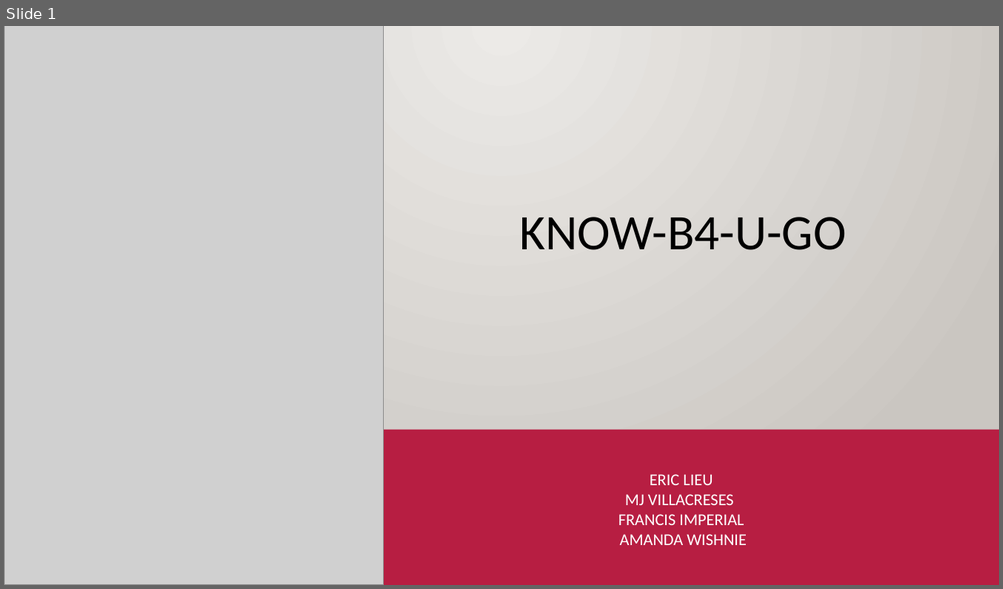
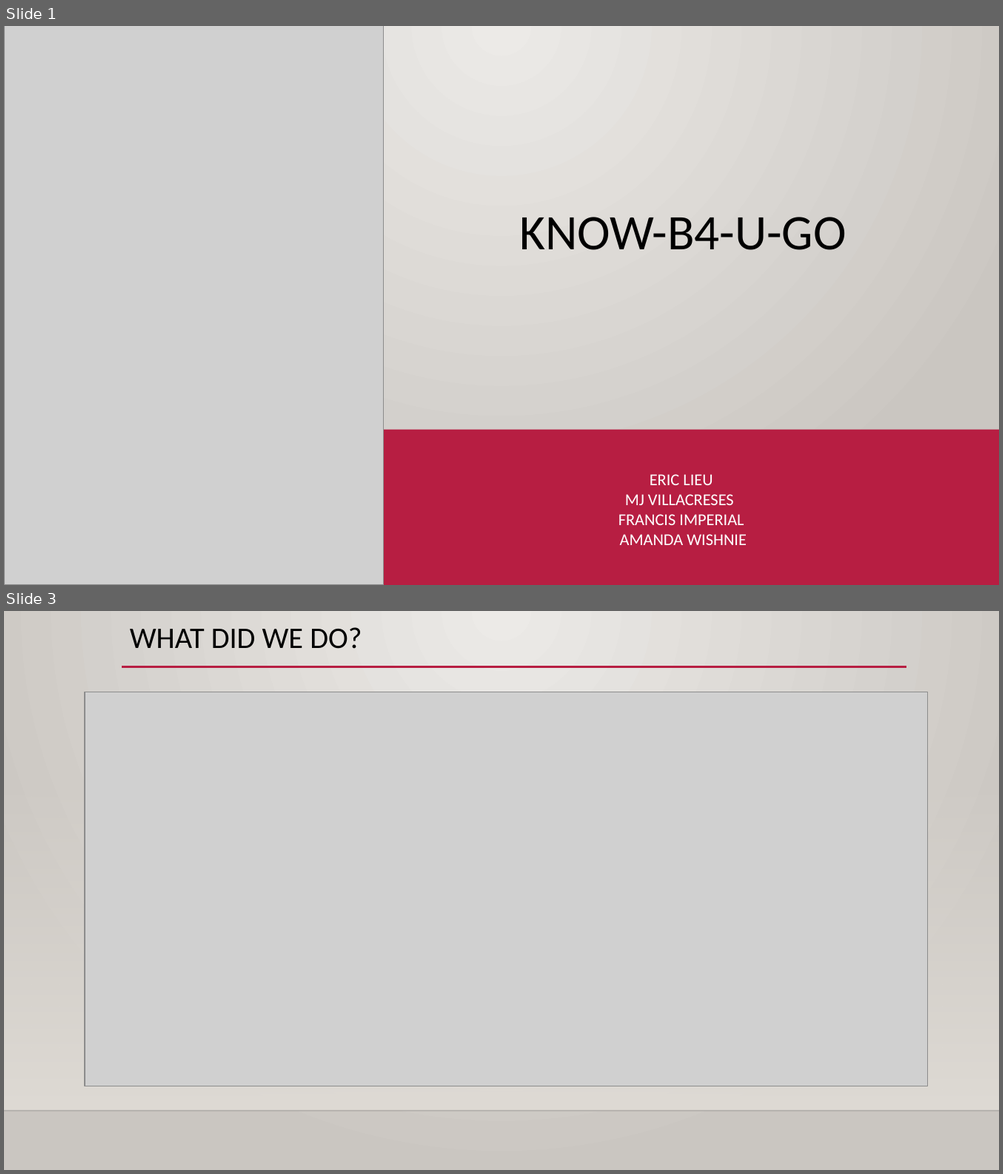
Before and after one commit to elieu17/finalProject_AirBnB, a slide deck: presentation/know_b4_u_go.pptx. Shown one above the other, each under a label of ours: slide 1 before the commit, slides 1 and 3 after it; the slides between them are not shown. The pictures are 1003x589 and 1003x1174 pixels, drawn with LibreOffice and Linux fonts; fonts in the diff are those of the drawing; grey boxes stand for pictures; background and template pictures are left out. Boxes give left, top, right and bottom in pixels: in the first picture for what was removed or moved away, otherwise in the second. Text is boxed around its words. In the diff, an @@ line names an element or a change of style, - is before the commit and + after.

```diff
--- a/presentation/know_b4_u_go.pptx
+++ b/presentation/know_b4_u_go.pptx
@@ slide 3 added at box(4, 611, 999, 1170), background gradient #ECEAE7 to #CAC7C1; not listed: 2 template elements that a slide beside it also shows @@
@@ title added at box(130, 627, 361, 649), 28.8 pt, text #000000 @@
+WHAT DID WE DO?
@@ line added from (122, 667) to (906, 667), #B71E42 2.5 pt @@
@@ picture added at box(85, 692, 927, 1086) @@
```
Also in this commit, not shown: 2 slides changed, 3 other slides added, 1 slide removed, 4 other files.
